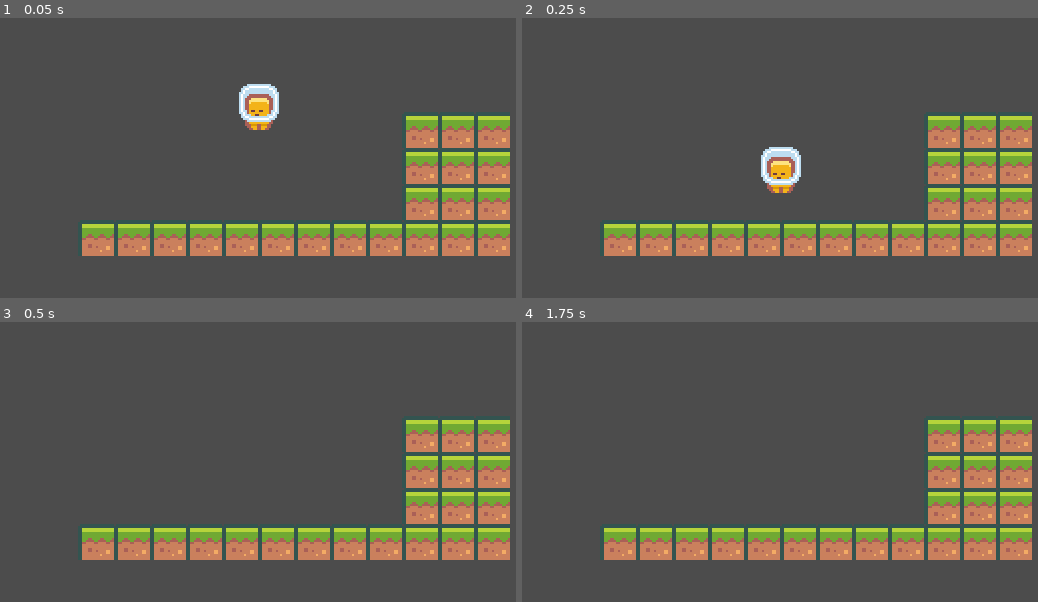
Above: before the commit, frames 1-4 (two rows, left to right).
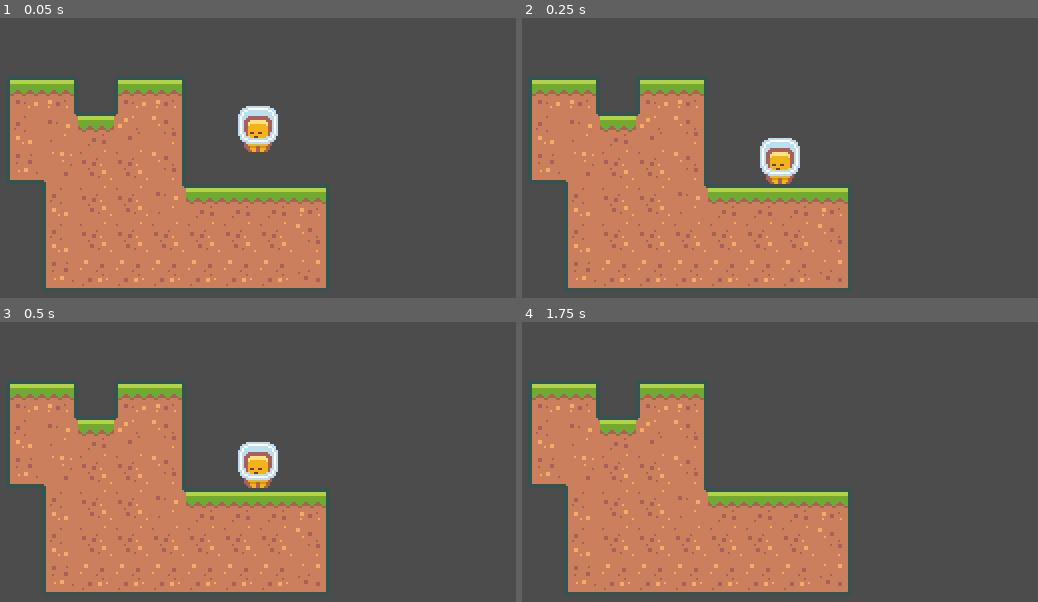
Above: after the commit, the same moments.

Repository: Yrainyw/2D-Platformer
Game: Godot game, scene res://Scenes/main.tscn
Same seed, same stepped clock (60 frames per second), same inputs: the game is played once before the commit and once after it.
Inputs:
- Up to frame 1 (0.05 s): no input
- Up to frame 2 (0.25 s): no input
- Up to frame 3 (0.5 s): no input
- Up to frame 4 (1.75 s): hold J (jump) 0.53-1.28 s; hold D (move_right) from 0.53 s (still down); tap J (jump) at 1.35, 1.52 s

The runs differ from the first frame. In frame 1, 46% of the frame differs, in the area x 1-99%, y 20-98%; in frame 2, 45%; in frame 3, 45%; in frame 4, 44%.

Commit message:
Light Reorganization and Tweaks

Diff:
--- a/Resources/tileset.tres
+++ b/Resources/tileset.tres
@@ -1,6 +1,45 @@
-[gd_resource type="TileSet" load_steps=2 format=2]
+[gd_resource type="TileSet" load_steps=15 format=2]
 
 [ext_resource path="res://Assets/Tiles/tiles_packed.png" type="Texture" id=1]
+
+[sub_resource type="ConvexPolygonShape2D" id=1]
+points = PoolVector2Array( 0, 0, 18, 0, 18, 18, 0, 18 )
+
+[sub_resource type="ConvexPolygonShape2D" id=2]
+points = PoolVector2Array( 0, 0, 18, 0, 18, 18, 0, 18 )
+
+[sub_resource type="ConvexPolygonShape2D" id=3]
+points = PoolVector2Array( 0, 0, 18, 0, 18, 18, 0, 18 )
+
+[sub_resource type="ConvexPolygonShape2D" id=4]
+points = PoolVector2Array( 0, 0, 18, 0, 18, 18, 0, 18 )
+
+[sub_resource type="ConvexPolygonShape2D" id=5]
+points = PoolVector2Array( 0, 0, 18, 0, 18, 18, 0, 18 )
+
+[sub_resource type="ConvexPolygonShape2D" id=6]
+points = PoolVector2Array( 0, 0, 18, 0, 18, 18, 0, 18 )
+
+[sub_resource type="ConvexPolygonShape2D" id=7]
+points = PoolVector2Array( 0, 0, 18, 0, 18, 18, 0, 18 )
+
+[sub_resource type="ConvexPolygonShape2D" id=8]
+points = PoolVector2Array( 0, 0, 18, 0, 18, 18, 0, 18 )
+
+[sub_resource type="ConvexPolygonShape2D" id=9]
+points = PoolVector2Array( 0, 0, 18, 0, 18, 18, 0, 18 )
+
+[sub_resource type="ConvexPolygonShape2D" id=10]
+points = PoolVector2Array( 0, 0, 18, 0, 18, 18, 0, 18 )
+
+[sub_resource type="ConvexPolygonShape2D" id=11]
+points = PoolVector2Array( 0, 0, 18, 0, 18, 18, 0, 18 )
+
+[sub_resource type="ConvexPolygonShape2D" id=12]
+points = PoolVector2Array( 0, 0, 18, 0, 18, 18, 0, 18 )
+
+[sub_resource type="ConvexPolygonShape2D" id=13]
+points = PoolVector2Array( 0, 0, 18, 0, 18, 18, 0, 18 )
 
 [resource]
 0/name = "tiles_packed.png 0"
@@ -10,7 +49,7 @@
 0/region = Rect2( 0, 162, 90, 54 )
 0/tile_mode = 1
 0/autotile/bitmask_mode = 1
-0/autotile/bitmask_flags = [  ]
+0/autotile/bitmask_flags = [ Vector2( 0, 0 ), 432, Vector2( 0, 1 ), 438, Vector2( 0, 2 ), 54, Vector2( 1, 0 ), 504, Vector2( 1, 1 ), 511, Vector2( 1, 2 ), 63, Vector2( 2, 0 ), 216, Vector2( 2, 1 ), 219, Vector2( 2, 2 ), 27, Vector2( 3, 0 ), 255, Vector2( 3, 1 ), 507, Vector2( 4, 0 ), 447, Vector2( 4, 1 ), 510 ]
 0/autotile/icon_coordinate = Vector2( 0, 0 )
 0/autotile/tile_size = Vector2( 18, 18 )
 0/autotile/spacing = 0
@@ -22,7 +61,86 @@
 0/navigation_offset = Vector2( 0, 0 )
 0/shape_offset = Vector2( 0, 0 )
 0/shape_transform = Transform2D( 1, 0, 0, 1, 0, 0 )
+0/shape = SubResource( 1 )
 0/shape_one_way = false
-0/shape_one_way_margin = 0.0
-0/shapes = [  ]
+0/shape_one_way_margin = 1.0
+0/shapes = [ {
+"autotile_coord": Vector2( 0, 0 ),
+"one_way": false,
+"one_way_margin": 1.0,
+"shape": SubResource( 1 ),
+"shape_transform": Transform2D( 1, 0, 0, 1, 0, 0 )
+}, {
+"autotile_coord": Vector2( 1, 0 ),
+"one_way": false,
+"one_way_margin": 1.0,
+"shape": SubResource( 2 ),
+"shape_transform": Transform2D( 1, 0, 0, 1, 0, 0 )
+}, {
+"autotile_coord": Vector2( 2, 0 ),
+"one_way": false,
+"one_way_margin": 1.0,
+"shape": SubResource( 3 ),
+"shape_transform": Transform2D( 1, 0, 0, 1, 0, 0 )
+}, {
+"autotile_coord": Vector2( 0, 1 ),
+"one_way": false,
+"one_way_margin": 1.0,
+"shape": SubResource( 4 ),
+"shape_transform": Transform2D( 1, 0, 0, 1, 0, 0 )
+}, {
+"autotile_coord": Vector2( 1, 1 ),
+"one_way": false,
+"one_way_margin": 1.0,
+"shape": SubResource( 5 ),
+"shape_transform": Transform2D( 1, 0, 0, 1, 0, 0 )
+}, {
+"autotile_coord": Vector2( 2, 1 ),
+"one_way": false,
+"one_way_margin": 1.0,
+"shape": SubResource( 6 ),
+"shape_transform": Transform2D( 1, 0, 0, 1, 0, 0 )
+}, {
+"autotile_coord": Vector2( 0, 2 ),
+"one_way": false,
+"one_way_margin": 1.0,
+"shape": SubResource( 7 ),
+"shape_transform": Transform2D( 1, 0, 0, 1, 0, 0 )
+}, {
+"autotile_coord": Vector2( 1, 2 ),
+"one_way": false,
+"one_way_margin": 1.0,
+"shape": SubResource( 8 ),
+"shape_transform": Transform2D( 1, 0, 0, 1, 0, 0 )
+}, {
+"autotile_coord": Vector2( 2, 2 ),
+"one_way": false,
+"one_way_margin": 1.0,
+"shape": SubResource( 9 ),
+"shape_transform": Transform2D( 1, 0, 0, 1, 0, 0 )
+}, {
+"autotile_coord": Vector2( 3, 0 ),
+"one_way": false,
+"one_way_margin": 1.0,
+"shape": SubResource( 10 ),
+"shape_transform": Transform2D( 1, 0, 0, 1, 0, 0 )
+}, {
+"autotile_coord": Vector2( 4, 0 ),
+"one_way": false,
+"one_way_margin": 1.0,
+"shape": SubResource( 11 ),
+"shape_transform": Transform2D( 1, 0, 0, 1, 0, 0 )
+}, {
+"autotile_coord": Vector2( 4, 1 ),
+"one_way": false,
+"one_way_margin": 1.0,
+"shape": SubResource( 12 ),
+"shape_transform": Transform2D( 1, 0, 0, 1, 0, 0 )
+}, {
+"autotile_coord": Vector2( 3, 1 ),
+"one_way": false,
+"one_way_margin": 1.0,
+"shape": SubResource( 13 ),
+"shape_transform": Transform2D( 1, 0, 0, 1, 0, 0 )
+} ]
 0/z_index = 0
--- /dev/null
+++ b/Scenes/Player.tscn
@@ -0,0 +1,18 @@
+[gd_scene load_steps=4 format=2]
+
+[ext_resource path="res://Assets/Player/character_0006.png" type="Texture" id=1]
+[ext_resource path="res://Scripts/Player.gd" type="Script" id=2]
+
+[sub_resource type="RectangleShape2D" id=1]
+extents = Vector2( 5.00045, 8.03342 )
+
+[node name="Player" type="KinematicBody2D"]
+script = ExtResource( 2 )
+
+[node name="Sprite" type="Sprite" parent="."]
+position = Vector2( 0, -12.1302 )
+texture = ExtResource( 1 )
+
+[node name="CollisionShape2D" type="CollisionShape2D" parent="."]
+position = Vector2( 0.0207672, -8.10117 )
+shape = SubResource( 1 )
--- a/Scenes/main.tscn
+++ b/Scenes/main.tscn
@@ -1,11 +1,7 @@
-[gd_scene load_steps=5 format=2]
+[gd_scene load_steps=3 format=2]
 
 [ext_resource path="res://Resources/tileset.tres" type="TileSet" id=1]
-[ext_resource path="res://Assets/Player/character_0006.png" type="Texture" id=2]
-[ext_resource path="res://Scripts/Player.gd" type="Script" id=3]
-
-[sub_resource type="RectangleShape2D" id=1]
-extents = Vector2( 5.00045, 8.03342 )
+[ext_resource path="res://Scenes/Player.tscn" type="PackedScene" id=2]
 
 [node name="Node" type="Node"]
 
@@ -16,15 +12,6 @@
 tile_set = ExtResource( 1 )
 cell_size = Vector2( 18, 18 )
 format = 1
-tile_data = PoolIntArray( -65532, 0, 0, -65531, 0, 0, -65530, 0, 0, 4, 0, 0, 5, 0, 0, 6, 0, 0, 65540, 0, 0, 65541, 0, 0, 65542, 0, 0, 196603, 0, 0, 196604, 0, 0, 196605, 0, 0, 196606, 0, 0, 196607, 0, 0, 131072, 0, 0, 131073, 0, 0, 131074, 0, 0, 131075, 0, 0, 131076, 0, 0, 131077, 0, 0, 131078, 0, 0 )
+tile_data = PoolIntArray( -65543, 0, 0, -65542, 0, 2, -65540, 0, 0, -65539, 0, 2, -7, 0, 65536, -6, 0, 65539, -5, 0, 1, -4, 0, 65540, -3, 0, 65538, 65529, 0, 131072, 65530, 0, 4, 65531, 0, 65537, 65532, 0, 65537, 65533, 0, 65538, 131066, 0, 65536, 131067, 0, 65537, 131068, 0, 65537, 131069, 0, 65539, 131070, 0, 1, 131071, 0, 1, 65536, 0, 1, 65537, 0, 2, 196602, 0, 65536, 196603, 0, 65537, 196604, 0, 65537, 196605, 0, 65537, 196606, 0, 65537, 196607, 0, 65537, 131072, 0, 65537, 131073, 0, 65538, 262138, 0, 131072, 262139, 0, 131073, 262140, 0, 131073, 262141, 0, 131073, 262142, 0, 131073, 262143, 0, 131073, 196608, 0, 131073, 196609, 0, 131074 )
 
-[node name="Player" type="KinematicBody2D" parent="."]
-script = ExtResource( 3 )
-
-[node name="Sprite" type="Sprite" parent="Player"]
-position = Vector2( 0.265961, -22.6072 )
-texture = ExtResource( 2 )
-
-[node name="CollisionShape2D" type="CollisionShape2D" parent="Player"]
-position = Vector2( 0.274734, -18.636 )
-shape = SubResource( 1 )
+[node name="Player" parent="." instance=ExtResource( 2 )]
--- a/Scripts/Player.gd
+++ b/Scripts/Player.gd
@@ -13,9 +13,7 @@
 
 
 func _process(delta):
-	var moveVector = Vector2.ZERO
-	moveVector.x = Input.get_action_strength("move_right") - Input.get_action_strength("move_left")
-	moveVector.y = -1 if Input.is_action_just_pressed("jump") else 0
+	var moveVector = get_movement_vector()
 
 	velocity.x += moveVector.x * horizontalAcceleration * delta
 	if (moveVector.x == 0):
@@ -33,3 +31,10 @@
 		velocity.y += gravity * delta
 
 	velocity = move_and_slide(velocity, Vector2.UP)
+
+
+func get_movement_vector():
+	var moveVector = Vector2.ZERO
+	moveVector.x = Input.get_action_strength("move_right") - Input.get_action_strength("move_left")
+	moveVector.y = -1 if Input.is_action_just_pressed("jump") else 0
+	return moveVector
--- a/project.godot
+++ b/project.godot
@@ -20,7 +20,7 @@
 window/size/height=180
 window/size/test_width=854
 window/size/test_height=480
-window/stretch/mode="2d"
+window/stretch/mode="viewport"
 window/stretch/aspect="keep_height"
 
 [importer_defaults]
@@ -73,4 +73,5 @@
 
 [rendering]
 
+2d/snapping/use_gpu_pixel_snap=true
 environment/default_environment="res://default_env.tres"
